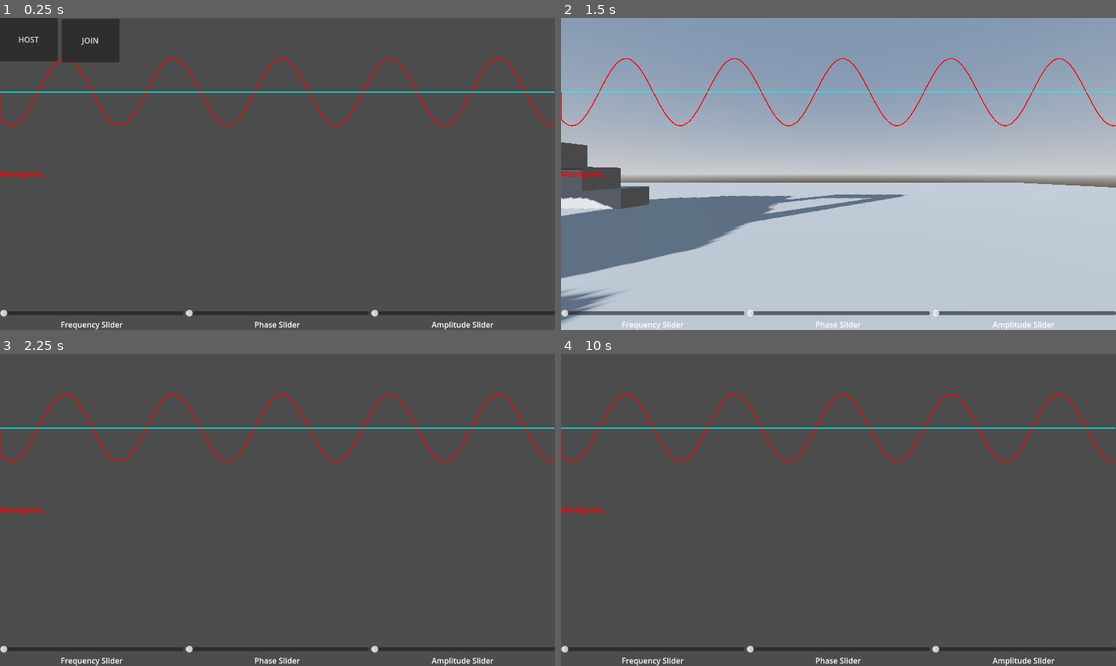
Above: before the commit, frames 1-4 (two rows, left to right).
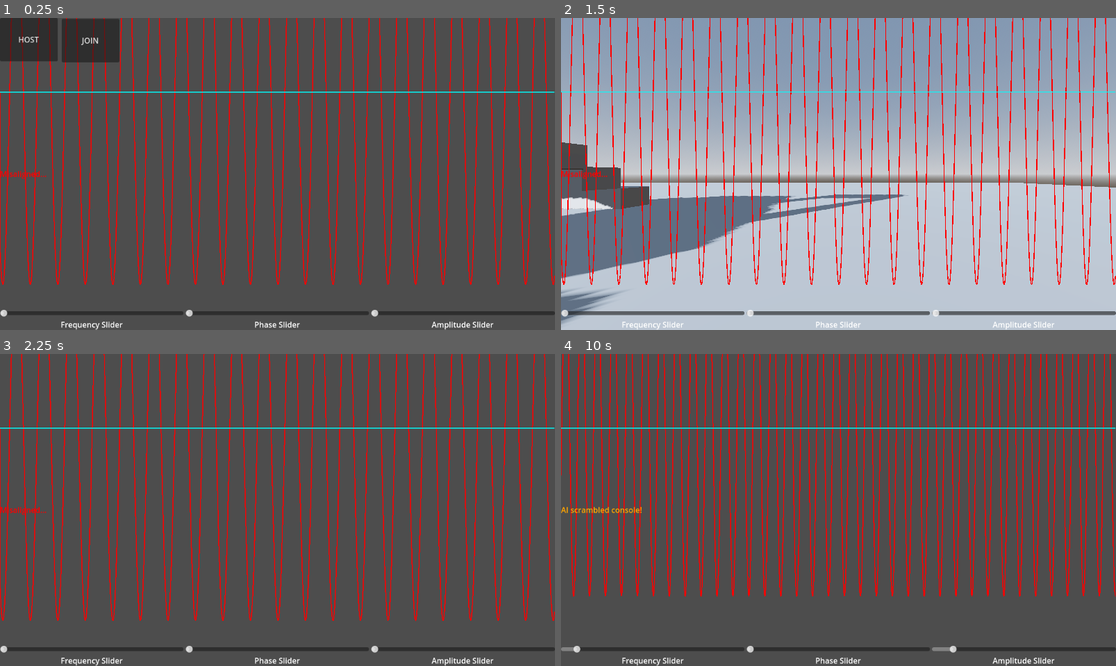
Above: after the commit, the same moments.

Repository: Sarvesh-222/ESCAPE_SFIT
Game: Godot game, scene res://Scenes/main.tscn
Two runs of this game, one before a commit and one after it. Both use one fixed random seed, a clock stepped at 60 frames per second and the inputs below.
Inputs (mouse positions are in pixels of both pictures, inside the frame that each line leads up to):
- Up to frame 1 (0.25 s): no input
- Up to frame 2 (1.5 s): tap Enter (enter) at 0.5 s; move the mouse to (960, 158) at 0.52 s; hold Right (ui_right) 0.53-1.25 s; hold Enter (enter) 0.53-1.25 s; click (960, 158) at 0.67 s; click "HOST" at 1.25 s
- Up to frame 3 (2.25 s): tap Space at 2 s; move the mouse to (166, 525) at 2.02 s; hold Down (ui_down) from 2.03 s (still down); tap P at 2.1 s
- Up to frame 4 (10 s): tap Enter (enter) at 2.75, 3.6, 4.25, 8.1 s; move the mouse to (894, 441) at 2.77 s; release Down (ui_down) at 2.78 s; hold Right (ui_right) 2.78-3.53 s; hold E 2.78-3.53 s; tap Space at 3.5, 5 s; move the mouse to (810, 572) at 3.52 s; hold Up (ui_up) 3.53-4.28 s; click (810, 572) at 3.67 s; move the mouse to (1005, 556) at 4.27 s; hold P 4.28-5.03 s; hold Left (ui_left) 4.28-5.78 s; move the mouse to (672, 463) at 5.02 s; tap E at 5.1, 9.6 s; move the mouse to (866, 510) at 5.77 s; hold Down (ui_down) 5.78-6.53 s; hold Enter (enter) 5.78-6.53 s; click (866, 510) at 5.92 s; move the mouse to (755, 432) at 6.52 s; hold Right (ui_right) 6.53-7.28 s; tap P at 6.6 s; move the mouse to (960, 494) at 7.27 s; hold Up (ui_up) 7.28-8.03 s; hold E 7.28-8.03 s; move the mouse to (727, 525) at 8.02 s; hold Right (ui_right) 8.03-8.78 s; click (727, 525) at 8.17 s; move the mouse to (894, 441) at 8.77 s; hold Down (ui_down) 8.78-9.53 s; hold P 8.78-9.53 s; move the mouse to (810, 572) at 9.52 s; hold Left (ui_left) from 9.53 s (still down)

The runs differ from the first frame. In frame 1, 8.7% of the frame differs, in the area x 0-100%, y 0-86%; in frame 2, 6.4%; in frame 3, 8.8%; in frame 4, 14%, in the area x 0-100%, y 0-96%.

Commit message:
wave prototype

Diff:
--- a/Scripts/WaveGameScripts/signal_console.gd
+++ b/Scripts/WaveGameScripts/signal_console.gd
@@ -19,24 +19,41 @@
 var target_phase := 0.0
 var target_gain := 1.0
 
+var phase:float
+#var diff
+var missAlignTimer:=0.0
+var miss_alligned=false;
+
 func _ready():
 	randomize()
 	# randomize target wave
-	target_freq = randf_range(1.0, 5.0)
+	target_freq = int(randf_range(1.0, 25.0))
 	target_phase = randf_range(0, TAU)
-	target_gain = randf_range(0.5, 1.5)
+	target_gain = int(randf_range(0.5, 10))
 	update_player()
 	graph.queue_redraw()
 
 func _process(_delta):
 	update_player()
 	graph.queue_redraw()
-	give_feedback()
+	var diff=give_feedback()
+	phase=_updatePhase(_delta)
+
+	#Wave reset logic:
+	if(miss_alligned):
+		missAlignTimer+=1*_delta
+		print(missAlignTimer)
+		if(missAlignTimer>=10):
+			resetWave()
+	else:
+		missAlignTimer=0
+
+
 
 func update_player():
 	player_wave = {
 		"freq": freq_slider.value,
-		"phase": phase_slider.value,
+		"phase": phase,
 		"gain": gain_slider.value
 	}
 
@@ -45,16 +62,46 @@
 	if diff < 0.05:
 		feedback.text = "Aligned! Phase out to destroy."
 		feedback.modulate = Color.GREEN
+		miss_alligned=false
 	elif diff < 0.2:
 		feedback.text = "Almost there..."
 		feedback.modulate = Color.YELLOW
+		miss_alligned=false
 	else:
 		feedback.text = "Misaligned..."
 		feedback.modulate = Color.RED
+		miss_alligned=true
+	return diff
 
 func target_wave_diff() -> float:
 	# compute normalized diff between player and target
 	var f_diff = abs(target_freq - player_wave.freq) / 5.0
-	var p_diff = abs(wrapf(target_phase - player_wave.phase, -PI, PI)) / PI
+	#var p_diff = abs(wrapf(target_phase - player_wave.phase, -PI, PI)) / PI
 	var g_diff = abs(target_gain - player_wave.gain) / 2.0
-	return (f_diff + p_diff + g_diff) / 3.0
+	#return (f_diff + p_diff + g_diff) / 3.0
+	return (f_diff + g_diff) / 2.0
+
+func _updatePhase(delta):
+	if(player_wave.phase>=-100):
+		player_wave.phase-= 2* delta
+	else:
+		player_wave.phase=0
+
+	return float(player_wave.phase)
+
+func resetWave():
+	missAlignTimer = 0
+	# Randomize new AI (target) wave instead of player wave
+	target_freq = randi_range(1.0, 25.0)
+	target_phase = randi_range(0, TAU)
+	target_gain = randi_range(0.5, 10.0)
+
+	# Optionally, also scramble player sliders
+	freq_slider.value = randi_range(1.0, 25.0)
+	gain_slider.value = randi_range(0.5, 10.0)
+
+	# reset phase
+	phase = 0
+
+	feedback.text = "AI scrambled console!"
+	feedback.modulate = Color.ORANGE
Not shown: 1 places in Scenes/LaserGame/LaserGamebutton.tscn that only renumber resources
